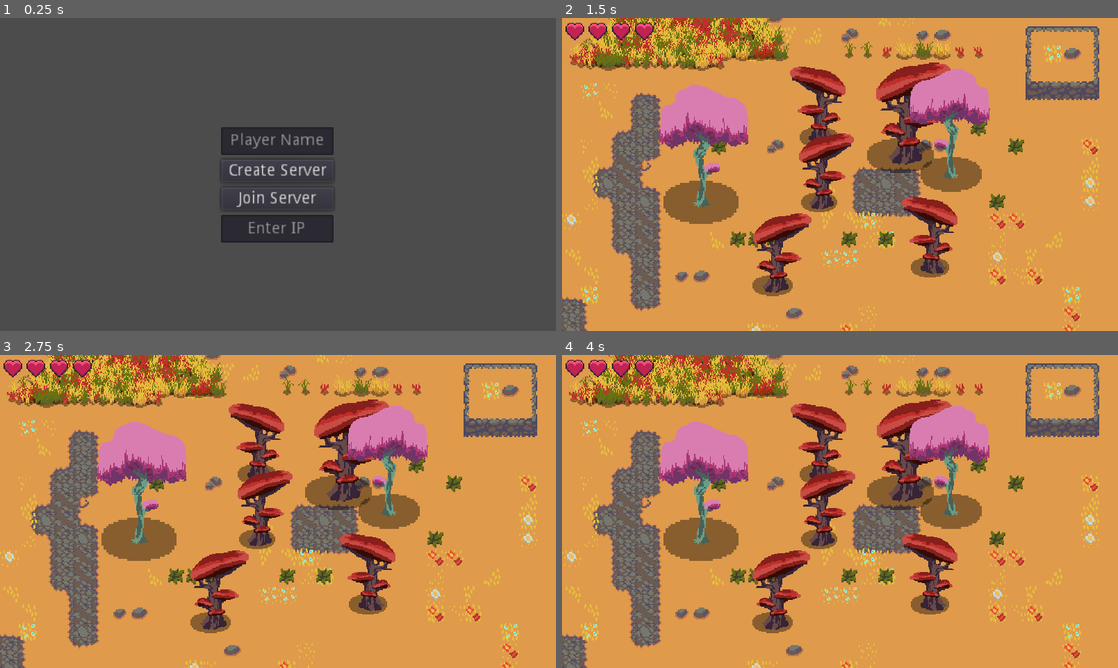
Above: before the commit, frames 1-4 (two rows, left to right).
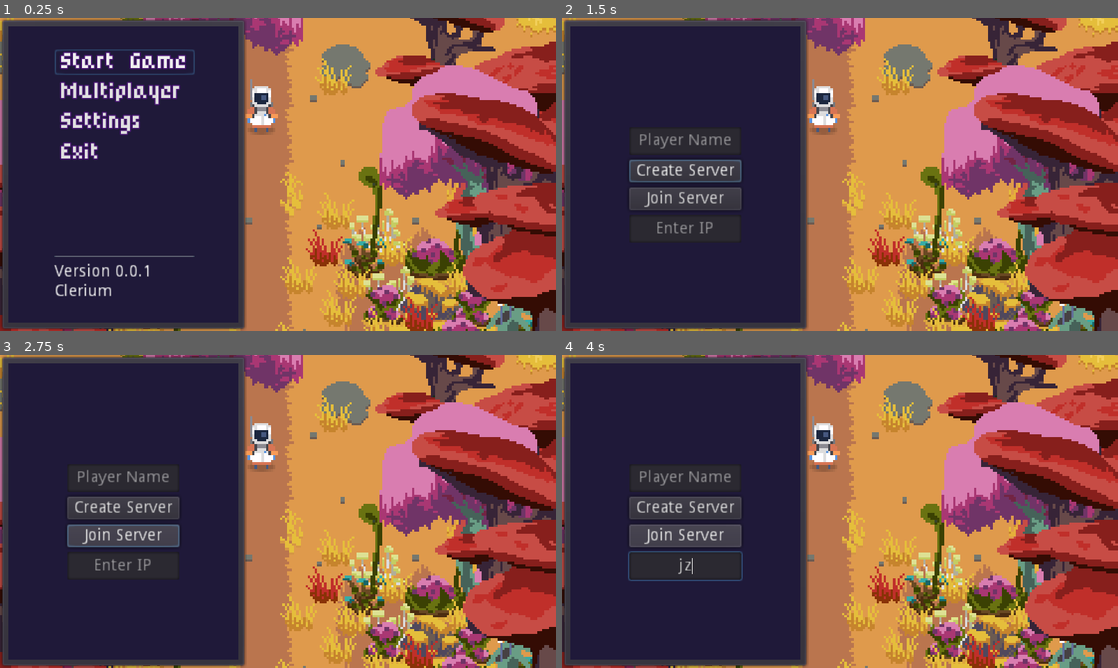
Above: after the commit, the same moments.

Repository: diegoteran/SmallWorlds
Game: Godot game, scene res://Menus/TitleScreen.tscn
Same seed, same stepped clock (60 frames per second), same inputs: the game is played once before the commit and once after it. Before the commit the project starts from res://Network/NetworkSetup.tscn.
Inputs (mouse positions are in pixels of both pictures, inside the frame that each line leads up to):
- Up to frame 1 (0.25 s): no input
- Up to frame 2 (1.5 s): click (840, 171) at 0.5 s, where only the run before the commit has a clickable "Create Server"; click (684, 93) at 1.25 s, where only the run after the commit has a clickable "Multiplayer"
- Up to frame 3 (2.75 s): click (122, 536) at 2 s, where only the run after the commit has a clickable "Join Server"
- Up to frame 4 (4 s): move the mouse to (962, 495) at 2.77 s; hold Right (ui_right) 2.78-3.53 s; tap Z (roll) at 2.85, 3.8 s; move the mouse to (728, 527) at 3.52 s; hold Down (ui_down) from 3.53 s (still down); tap J (attack) at 3.6 s

The runs differ from the first frame. In frame 1, 95% of the frame differs, in the area x 0-100%, y 0-100%; in frame 2, 89%; in frame 3, 89%; in frame 4, 89%.
Error in both runs: Invalid get index '3' (on base: 'Array'). (res://Network/Network.gd:30)

Commit message:
Added Menus and Settings

Diff:
--- /dev/null
+++ b/SmallWorlds/Menus/MainMenu.gd
@@ -0,0 +1,74 @@
+extends Control
+
+signal start_pressed
+signal multiplayer_pressed
+signal settings_pressed
+signal exit_pressed
+
+onready var startButton = $VBoxContainer/StartButton
+
+func _ready():
+	startButton.grab_focus()
+
+func enable_keyboard():
+	startButton.grab_focus()
+
+func _on_StartButton_pressed():
+	emit_signal("start_pressed")
+	play_menu_select()
+	get_tree().change_scene("res://World/World.tscn")
+	Network.call_deferred("create_server", false)
+	queue_free()
+
+
+func _on_MultiplayerButton_pressed():
+	emit_signal("multiplayer_pressed")
+	play_menu_select()
+
+
+func _on_SettingsButton_pressed():
+	emit_signal("settings_pressed")
+	play_menu_select()
+
+
+func _on_ExitButton_pressed():
+	emit_signal("exit_pressed")
+	play_menu_select()
+
+
+func _on_StartButton_mouse_entered():
+	play_menu_move()
+
+
+func _on_MultiplayerButton_mouse_entered():
+	play_menu_move()
+
+
+func _on_SettingsButton_mouse_entered():
+	play_menu_move()
+
+
+func _on_ExitButton_mouse_entered():
+	play_menu_move()
+
+func play_menu_move():
+	SoundFx.play_menu("Menu Move", rand_range(0.8, 1.2), -30)
+
+func play_menu_select():
+	SoundFx.play_menu("Menu Select", rand_range(0.8, 1.2), -30)
+
+
+func _on_StartButton_focus_entered():
+	play_menu_move()
+
+
+func _on_MultiplayerButton_focus_entered():
+	play_menu_move()
+
+
+func _on_SettingsButton_focus_entered():
+	play_menu_move()
+
+
+func _on_ExitButton_focus_entered():
+	play_menu_move()
--- /dev/null
+++ b/SmallWorlds/Menus/MainMenu.tscn
@@ -0,0 +1,90 @@
+[gd_scene load_steps=3 format=2]
+
+[ext_resource path="res://Menus/PixelFont.tres" type="DynamicFont" id=1]
+[ext_resource path="res://Menus/MainMenu.gd" type="Script" id=2]
+
+[node name="MainMenu" type="Control"]
+anchor_right = 1.0
+anchor_bottom = 1.0
+size_flags_vertical = 3
+script = ExtResource( 2 )
+__meta__ = {
+"_edit_use_anchors_": false
+}
+
+[node name="VBoxContainer" type="VBoxContainer" parent="."]
+anchor_right = 1.0
+anchor_bottom = 1.0
+margin_left = 40.0
+margin_top = 20.0
+margin_right = -40.0
+margin_bottom = -20.0
+__meta__ = {
+"_edit_use_anchors_": false
+}
+
+[node name="StartButton" type="Button" parent="VBoxContainer"]
+margin_right = 400.0
+margin_bottom = 23.0
+custom_fonts/font = ExtResource( 1 )
+text = "Start Game"
+flat = true
+align = 0
+
+[node name="MultiplayerButton" type="Button" parent="VBoxContainer"]
+margin_top = 27.0
+margin_right = 400.0
+margin_bottom = 50.0
+custom_fonts/font = ExtResource( 1 )
+text = "Multiplayer"
+flat = true
+align = 0
+
+[node name="SettingsButton" type="Button" parent="VBoxContainer"]
+margin_top = 54.0
+margin_right = 400.0
+margin_bottom = 77.0
+custom_fonts/font = ExtResource( 1 )
+text = "Settings"
+flat = true
+align = 0
+
+[node name="ExitButton" type="Button" parent="VBoxContainer"]
+margin_top = 81.0
+margin_right = 400.0
+margin_bottom = 104.0
+custom_fonts/font = ExtResource( 1 )
+text = "Exit"
+flat = true
+align = 0
+
+[node name="VSplitContainer" type="VSplitContainer" parent="VBoxContainer"]
+margin_top = 108.0
+margin_right = 400.0
+margin_bottom = 187.0
+size_flags_vertical = 3
+
+[node name="HSeparator" type="HSeparator" parent="VBoxContainer"]
+margin_top = 191.0
+margin_right = 400.0
+margin_bottom = 195.0
+
+[node name="VersionLabel" type="Label" parent="VBoxContainer"]
+margin_top = 199.0
+margin_right = 400.0
+margin_bottom = 230.0
+size_flags_vertical = 5
+text = "Version 0.0.1
+Clerium"
+[connection signal="focus_entered" from="VBoxContainer/StartButton" to="." method="_on_StartButton_focus_entered"]
+[connection signal="mouse_entered" from="VBoxContainer/StartButton" to="." method="_on_StartButton_mouse_entered"]
+[connection signal="pressed" from="VBoxContainer/StartButton" to="." method="_on_StartButton_pressed"]
+[connection signal="focus_entered" from="VBoxContainer/MultiplayerButton" to="." method="_on_MultiplayerButton_focus_entered"]
+[connection signal="mouse_entered" from="VBoxContainer/MultiplayerButton" to="." method="_on_MultiplayerButton_mouse_entered"]
+[connection signal="pressed" from="VBoxContainer/MultiplayerButton" to="." method="_on_MultiplayerButton_pressed"]
+[connection signal="focus_entered" from="VBoxContainer/SettingsButton" to="." method="_on_SettingsButton_focus_entered"]
+[connection signal="mouse_entered" from="VBoxContainer/SettingsButton" to="." method="_on_SettingsButton_mouse_entered"]
+[connection signal="pressed" from="VBoxContainer/SettingsButton" to="." method="_on_SettingsButton_pressed"]
+[connection signal="focus_entered" from="VBoxContainer/ExitButton" to="." method="_on_ExitButton_focus_entered"]
+[connection signal="mouse_entered" from="VBoxContainer/ExitButton" to="." method="_on_ExitButton_mouse_entered"]
+[connection signal="pressed" from="VBoxContainer/ExitButton" to="." method="_on_ExitButton_pressed"]
--- a/SmallWorlds/Network/NetworkSetup.gd
+++ b/SmallWorlds/Menus/NetworkSetup.gd
@@ -4,11 +4,11 @@
 onready var serverAddress = $MultiplayerConfigure/CenterContainer/VBoxContainer/ServerAddress
 onready var address = $MultiplayerConfigure/CenterContainer/VBoxContainer/Address
 onready var playerName = $MultiplayerConfigure/CenterContainer/VBoxContainer/PlayerName
+onready var createServer = $MultiplayerConfigure/CenterContainer/VBoxContainer/CreateServerButton
 
 
 func _ready():
 	randomize()
-	Music.list_play()
 	address.text = Network.ip_address
 	SaverAndLoader.load_game()
 
@@ -16,14 +16,15 @@
 	if savedPlayerName != "":
 		playerName.text = savedPlayerName
 
+	createServer.grab_focus()
+
 func _on_CreateServerButton_pressed():
 	SoundFx.play_menu("Menu Select", rand_range(0.8, 1.2), -30)
 	to_join_world()
 	# warning-ignore:return_value_discarded
 	get_tree().change_scene("res://World/World.tscn")
-	Network.call_deferred("create_server")
+	Network.call_deferred("create_server", true)
 	queue_free()
-
 
 
 func _on_JoinServerButton_pressed():
--- a/SmallWorlds/Network/NetworkSetup.tscn
+++ b/SmallWorlds/Menus/NetworkSetup.tscn
@@ -1,6 +1,6 @@
 [gd_scene load_steps=2 format=2]
 
-[ext_resource path="res://Network/NetworkSetup.gd" type="Script" id=1]
+[ext_resource path="res://Menus/NetworkSetup.gd" type="Script" id=1]
 
 [node name="NetworkSetup" type="Control"]
 anchor_right = 1.0
--- /dev/null
+++ b/SmallWorlds/Menus/PixelFont.tres
@@ -0,0 +1,8 @@
+[gd_resource type="DynamicFont" load_steps=2 format=2]
+
+[ext_resource path="res://Menus/Pixel.ttf" type="DynamicFontData" id=1]
+
+[resource]
+outline_size = 1
+outline_color = Color( 0.278431, 0.0862745, 0.443137, 1 )
+font_data = ExtResource( 1 )
--- /dev/null
+++ b/SmallWorlds/Menus/SettingsMenu.gd
@@ -0,0 +1,47 @@
+extends Control
+
+signal return_pressed
+
+onready var musicSlider = $ScrollContainer/VBoxContainer/Music/Music
+onready var sfxSlider = $ScrollContainer/VBoxContainer/Sfx/Sfx
+
+func _ready():
+	musicSlider.value = Globals.get_music_volume()
+	sfxSlider.value = Globals.get_sfx_volume()
+	$ScrollContainer/VBoxContainer/ReturnButton.grab_focus()
+
+func save_settings():
+	Settings.save_settings()
+
+func _on_FullScreen_toggled(_button_pressed):
+	OS.window_fullscreen = !OS.window_fullscreen
+	play_menu_select()
+
+func _on_ReturnButton_pressed():
+	emit_signal("return_pressed")
+	play_menu_select()
+
+func _on_Music_value_changed(value):
+	Settings._settings["audio"]["music"] = value
+	Music.set_music_volume()
+	save_settings()
+	play_menu_select()
+
+func _on_Sfx_value_changed(value):
+	Settings._settings["audio"]["sfx"] = value
+	save_settings()
+	play_menu_select()
+
+func play_menu_move():
+	SoundFx.play_menu("Menu Move", rand_range(0.8, 1.2), -30)
+
+func play_menu_select():
+	SoundFx.play_menu("Menu Select", rand_range(0.8, 1.2), -30)
+
+
+func _on_ReturnButton_focus_entered():
+	play_menu_move()
+
+
+func _on_ReturnButton_mouse_entered():
+	play_menu_move()
--- /dev/null
+++ b/SmallWorlds/Menus/SettingsMenu.tscn
@@ -0,0 +1,115 @@
+[gd_scene load_steps=3 format=2]
+
+[ext_resource path="res://Menus/PixelFont.tres" type="DynamicFont" id=1]
+[ext_resource path="res://Menus/SettingsMenu.gd" type="Script" id=2]
+
+[node name="SettingsMenu" type="Control"]
+anchor_right = 1.0
+anchor_bottom = 1.0
+script = ExtResource( 2 )
+__meta__ = {
+"_edit_use_anchors_": false
+}
+
+[node name="ScrollContainer" type="ScrollContainer" parent="."]
+anchor_right = 1.0
+anchor_bottom = 1.0
+__meta__ = {
+"_edit_use_anchors_": false
+}
+
+[node name="VBoxContainer" type="VBoxContainer" parent="ScrollContainer"]
+margin_right = 480.0
+margin_bottom = 270.0
+size_flags_horizontal = 3
+size_flags_vertical = 3
+__meta__ = {
+"_edit_use_anchors_": false
+}
+
+[node name="ReturnButton" type="Button" parent="ScrollContainer/VBoxContainer"]
+margin_right = 480.0
+margin_bottom = 23.0
+custom_fonts/font = ExtResource( 1 )
+text = " Return"
+flat = true
+align = 0
+
+[node name="FullScreen" type="HBoxContainer" parent="ScrollContainer/VBoxContainer"]
+margin_top = 27.0
+margin_right = 480.0
+margin_bottom = 51.0
+
+[node name="Label" type="Label" parent="ScrollContainer/VBoxContainer/FullScreen"]
+margin_top = 3.0
+margin_right = 86.0
+margin_bottom = 20.0
+custom_fonts/font = ExtResource( 1 )
+text = "Fullsceen"
+
+[node name="VSplitContainer" type="VSplitContainer" parent="ScrollContainer/VBoxContainer/FullScreen"]
+margin_left = 90.0
+margin_right = 452.0
+margin_bottom = 24.0
+size_flags_horizontal = 3
+
+[node name="FullScreen" type="CheckBox" parent="ScrollContainer/VBoxContainer/FullScreen"]
+margin_left = 456.0
+margin_right = 480.0
+margin_bottom = 24.0
+
+[node name="Music" type="HBoxContainer" parent="ScrollContainer/VBoxContainer"]
+margin_top = 55.0
+margin_right = 480.0
+margin_bottom = 72.0
+
+[node name="Label" type="Label" parent="ScrollContainer/VBoxContainer/Music"]
+margin_right = 133.0
+margin_bottom = 17.0
+custom_fonts/font = ExtResource( 1 )
+text = "Music Volume"
+
+[node name="VSplitContainer" type="VSplitContainer" parent="ScrollContainer/VBoxContainer/Music"]
+margin_left = 137.0
+margin_right = 306.0
+margin_bottom = 17.0
+size_flags_horizontal = 3
+
+[node name="Music" type="HSlider" parent="ScrollContainer/VBoxContainer/Music"]
+margin_left = 310.0
+margin_right = 480.0
+margin_bottom = 16.0
+size_flags_horizontal = 3
+max_value = 1.0
+step = 0.1
+
+[node name="Sfx" type="HBoxContainer" parent="ScrollContainer/VBoxContainer"]
+margin_top = 76.0
+margin_right = 480.0
+margin_bottom = 93.0
+
+[node name="Label" type="Label" parent="ScrollContainer/VBoxContainer/Sfx"]
+margin_right = 141.0
+margin_bottom = 17.0
+custom_fonts/font = ExtResource( 1 )
+text = "Sound Effects"
+
+[node name="VSplitContainer" type="VSplitContainer" parent="ScrollContainer/VBoxContainer/Sfx"]
+margin_left = 145.0
+margin_right = 310.0
+margin_bottom = 17.0
+size_flags_horizontal = 3
+
+[node name="Sfx" type="HSlider" parent="ScrollContainer/VBoxContainer/Sfx"]
+margin_left = 314.0
+margin_right = 480.0
+margin_bottom = 16.0
+size_flags_horizontal = 3
+max_value = 1.0
+step = 0.1
+[connection signal="focus_entered" from="ScrollContainer/VBoxContainer/ReturnButton" to="." method="_on_ReturnButton_focus_entered"]
+[connection signal="mouse_entered" from="ScrollContainer/VBoxContainer/ReturnButton" to="." method="_on_ReturnButton_mouse_entered"]
+[connection signal="pressed" from="ScrollContainer/VBoxContainer/ReturnButton" to="." method="_on_ReturnButton_pressed"]
+[connection signal="toggled" from="ScrollContainer/VBoxContainer/FullScreen/FullScreen" to="." method="_on_FullScreen_toggled"]
+[connection signal="value_changed" from="ScrollContainer/VBoxContainer/Music/Music" to="." method="_on_Music_value_changed"]
+[connection signal="value_changed" from="ScrollContainer/VBoxContainer/Sfx/Sfx" to="." method="_on_Sfx_value_changed"]
--- /dev/null
+++ b/SmallWorlds/Menus/TitleScreen.gd
@@ -0,0 +1,47 @@
+extends Control
+
+const MainMenu = preload("res://Menus/MainMenu.tscn")
+const SettingsMenu = preload("res://Menus/SettingsMenu.tscn")
+const MultiplayerMenu = preload("res://Menus/NetworkSetup.tscn")
+
+onready var panel = $PanelContainer
+
+var main_menu
+var settings_menu
+var multiplayer_menu
+
+# Called when the node enters the scene tree for the first time.
+func _ready():
+	main_menu = MainMenu.instance()
+	panel.call_deferred("add_child", main_menu)
+	main_menu.connect("start_pressed", self, "_on_start_pressed")
+	main_menu.connect("multiplayer_pressed", self, "_on_multiplayer_pressed")
+	main_menu.connect("settings_pressed", self, "_on_settings_pressed")
+	main_menu.connect("exit_pressed", self, "_on_exit_pressed")
+
+	Music.list_play()
+
+func _on_start_pressed():
+	pass
+
+func _on_multiplayer_pressed():
+	multiplayer_menu = MultiplayerMenu.instance()
+	panel.call_deferred("add_child", multiplayer_menu)
+	main_menu.visible = false
+
+func _on_settings_pressed():
+	settings_menu = SettingsMenu.instance()
+	panel.call_deferred("add_child", settings_menu)
+	panel.rect_size += Vector2(150, 0)
+	settings_menu.connect("return_pressed", self, "_On_Settings_exited")
+	main_menu.visible = false
+
+func _on_exit_pressed():
+	get_tree().quit()
+
+func _On_Settings_exited():
+	settings_menu.save_settings()
+	settings_menu.queue_free()
+	panel.rect_size -= Vector2(150, 0)
+	main_menu.visible = true
+	main_menu.enable_keyboard()
--- /dev/null
+++ b/SmallWorlds/Menus/TitleScreen.tscn
@@ -0,0 +1,64 @@
+[gd_scene load_steps=4 format=2]
+
+[ext_resource path="res://PixelArt/Menu/placeholder_screen.png" type="Texture" id=1]
+[ext_resource path="res://Menus/TitleScreen.gd" type="Script" id=3]
+
+[sub_resource type="Animation" id=1]
+resource_name = "fade_in"
+length = 0.5
+tracks/0/type = "value"
+tracks/0/path = NodePath(".:color")
+tracks/0/interp = 1
+tracks/0/loop_wrap = true
+tracks/0/imported = false
+tracks/0/enabled = true
+tracks/0/keys = {
+"times": PoolRealArray( 0, 0.5 ),
+"transitions": PoolRealArray( 1, 1 ),
+"update": 0,
+"values": [ Color( 0, 0, 0, 0 ), Color( 0, 0, 0, 1 ) ]
+}
+
+[node name="TitleScreen" type="Control"]
+anchor_right = 1.0
+anchor_bottom = 1.0
+script = ExtResource( 3 )
+__meta__ = {
+"_edit_use_anchors_": false
+}
+
+[node name="TextureRect" type="TextureRect" parent="."]
+anchor_right = 1.0
+anchor_bottom = 1.0
+texture = ExtResource( 1 )
+expand = true
+stretch_mode = 4
+__meta__ = {
+"_edit_use_anchors_": false
+}
+
+[node name="PanelContainer" type="PanelContainer" parent="."]
+anchor_bottom = 1.0
+margin_right = 213.0
+__meta__ = {
+"_edit_use_anchors_": false
+}
+
+[node name="ColorRect" type="ColorRect" parent="PanelContainer"]
+margin_left = 7.0
+margin_top = 7.0
+margin_right = 206.0
+margin_bottom = 263.0
+color = Color( 0.12549, 0.101961, 0.227451, 1 )
+
+[node name="FadeIn" type="ColorRect" parent="."]
+visible = false
+anchor_right = 1.0
+anchor_bottom = 1.0
+color = Color( 0, 0, 0, 0 )
+__meta__ = {
+"_edit_use_anchors_": false
+}
+
+[node name="AnimationPlayer" type="AnimationPlayer" parent="FadeIn"]
+anims/fade_in = SubResource( 1 )
--- a/SmallWorlds/Network/Network.gd
+++ b/SmallWorlds/Network/Network.gd
@@ -56,9 +56,12 @@
 	if get_tree().get_network_unique_id() > 1:
 		quit_game()
 
-func create_server() -> void:
+func create_server(mp) -> void:
 	server = NetworkedMultiplayerENet.new()
-	var err = server.create_server(DEFAULT_PORT, MAX_CLIENTS)
+	var port = DEFAULT_PORT
+	if mp == false:
+		port += 1203
+	var err = server.create_server(port, MAX_CLIENTS)
 
 	if (err != OK):
 		# warning-ignore:standalone_expression
--- a/SmallWorlds/Singletons/Utils.gd
+++ b/SmallWorlds/Singletons/Globals.gd
@@ -1,4 +1,13 @@
 extends Node
+
+var music = 100
+var sfx = 100
+
+func get_music_volume():
+	return Settings._settings["audio"]["music"]
+
+func get_sfx_volume():
+	return Settings._settings["audio"]["sfx"]
 
 func instance_scene_on_main(scene, position):
 	var main = get_tree().current_scene
--- a/SmallWorlds/Singletons/SaverAndLoader.gd
+++ b/SmallWorlds/Singletons/SaverAndLoader.gd
@@ -1,6 +1,6 @@
 extends Node
 
-const SAVE_PATH = "user://savegame.save"
+const SAVE_PATH = "res://savegame.save"
 
 var is_loading = false
 var custom_data = {
--- /dev/null
+++ b/SmallWorlds/Singletons/Settings.gd
@@ -0,0 +1,40 @@
+extends Node
+
+const SAVE_PATH = "res://config.cfg"
+
+var _config_file = ConfigFile.new()
+var _settings = {
+	"audio": {
+		"music": Globals.music,
+		"sfx": Globals.sfx
+	}
+}
+var _default = {
+	"audio": {
+		"music": Globals.music,
+		"sfx": Globals.sfx
+	}
+}
+
+func _ready():
+	load_settings()
+
+func save_settings():
+	for section in _settings.keys():
+		for key in _settings[section]:
+			_config_file.set_value(section, key, _settings[section][key])
+
+	_config_file.save(SAVE_PATH)
+
+
+func load_settings():
+	# Open file
+	var error = _config_file.load(SAVE_PATH)
+	# Check if it opened correctly
+	if error != OK:
+		print("Failed loading the settings file. Error code %s" % error)
+		return null
+	# Retrieve the values and store them
+	for section in _settings.keys():
+		for key in _settings[section]:
+			_settings[section][key] = _config_file.get_value(section, key, _default[section][key])
--- a/SmallWorlds/SoundFX/Music.gd
+++ b/SmallWorlds/SoundFX/Music.gd
@@ -11,7 +11,7 @@
 	assert(music_list.size() > 0)
 	musicPlayer.stream = music_list[music_list_index]
 	musicPlayer.play()
-	musicPlayer.volume_db = -15
+	set_music_volume()
 	music_list_index += 1
 	if music_list_index == music_list.size():
 		music_list_index = 0
@@ -22,3 +22,6 @@
 func _on_AudioStreamPlayer_finished():
 	music_list.shuffle()
 	list_play()
+
+func set_music_volume():
+	musicPlayer.volume_db = -15 +  linear2db(Globals.get_music_volume())
--- a/SmallWorlds/SoundFX/SoundFX.gd
+++ b/SmallWorlds/SoundFX/SoundFX.gd
@@ -27,7 +27,7 @@
 		if not soundPlayer.playing:
 			soundPlayer.attenuation = 10
 			soundPlayer.pitch_scale = pitch_scale
-			soundPlayer.volume_db = volume_db
+			soundPlayer.volume_db = volume_db + linear2db(Globals.get_sfx_volume())
 			soundPlayer.stream = sounds[sound_string]
 			soundPlayer.global_position = from_location
 			soundPlayer.play()
@@ -38,7 +38,7 @@
 	for soundPlayer in sound_players_menu:
 		if not soundPlayer.playing:
 			soundPlayer.pitch_scale = pitch_scale
-			soundPlayer.volume_db = volume_db
+			soundPlayer.volume_db = volume_db + linear2db(Globals.get_sfx_volume())
 			soundPlayer.stream = sounds[sound_string]
 			soundPlayer.play()
 			return
--- a/SmallWorlds/World/World.gd
+++ b/SmallWorlds/World/World.gd
@@ -20,7 +20,7 @@
 func ServerDied():
 	# warning-ignore:return_value_discarded
 #	Music.list_stop()
-	get_tree().change_scene("res://Network/NetworkSetup.tscn")
+	get_tree().change_scene("res://Menus/TitleScreen.tscn")
 	queue_free()
 
 func SpawnNewPlayer(player_id: int, spawn_position: Vector2):
--- /dev/null
+++ b/SmallWorlds/config.cfg
@@ -0,0 +1,4 @@
+[audio]
+
+music=0.7
+sfx=0.7
--- a/SmallWorlds/project.godot
+++ b/SmallWorlds/project.godot
@@ -16,7 +16,7 @@
 [application]
 
 config/name="Depth Tamers"
-run/main_scene="res://Network/NetworkSetup.tscn"
+run/main_scene="res://Menus/TitleScreen.tscn"
 config/icon="res://icon.png"
 
 [autoload]
@@ -26,7 +26,8 @@
 SoundFx="*res://SoundFX/SoundFX.tscn"
 SaverAndLoader="*res://Singletons/SaverAndLoader.gd"
 Music="*res://SoundFX/Music.tscn"
-Utils="*res://Singletons/Utils.gd"
+Globals="*res://Singletons/Globals.gd"
+Settings="*res://Singletons/Settings.gd"
 
 [debug]
 
Binary file added: SmallWorlds/Menus/Pixel.ttf
Binary file added: SmallWorlds/PixelArt/Menu/placeholder_screen.png
Not shown, added: SmallWorlds/PixelArt/Menu/placeholder_screen.png.import
